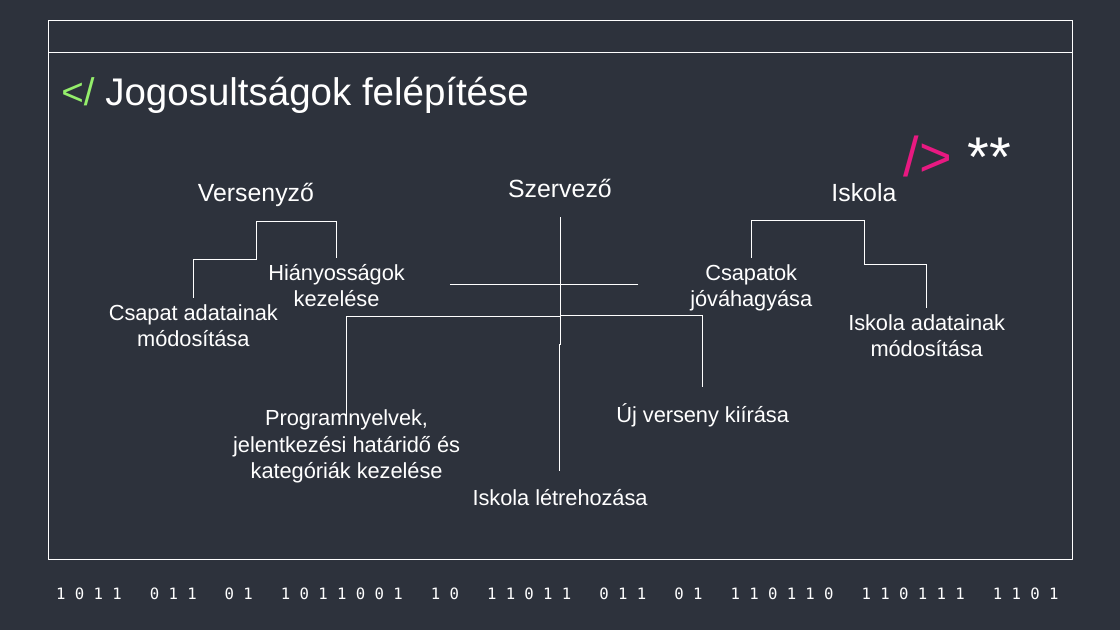
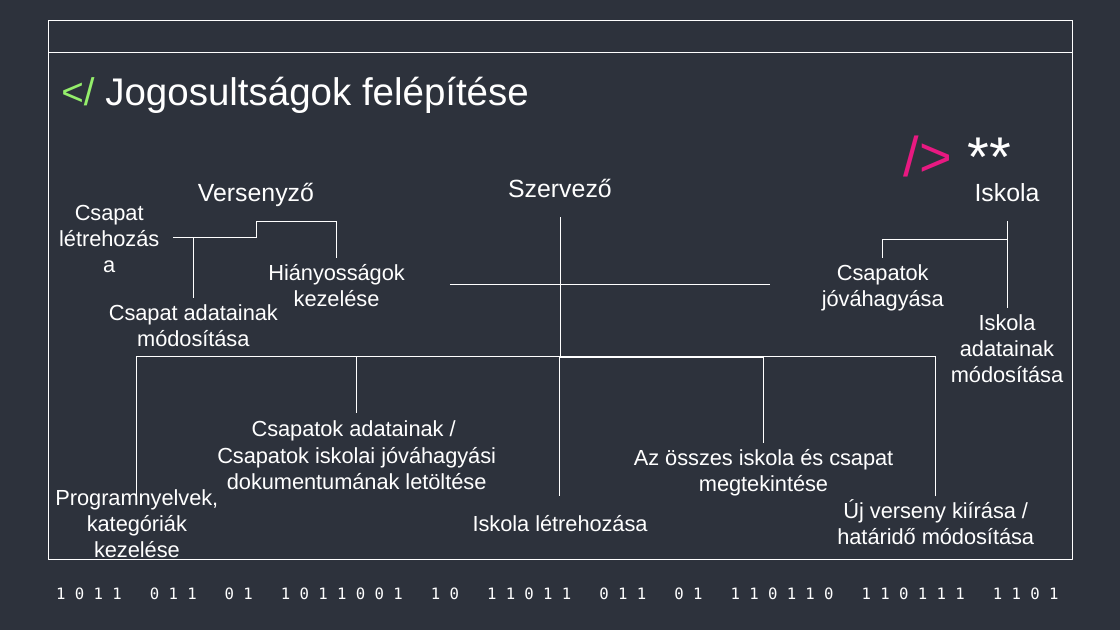
Before and after one commit to Acsilaa/dusza2024-25, a slide deck: slide 8 of Hell yeah ppt.pptx. Drawn at 1120x630 pixels with LibreOffice and Linux fonts; fonts in the diff are those of the drawing. Boxes give left, top, right and bottom in pixels: in the first picture for what was removed or moved away, otherwise in the second. Text is boxed around its words. In the diff, an @@ line names an element or a change of style, - is before the commit and + after.

Commit message:
ppt

```diff
--- a/Hell yeah ppt.pptx
+++ b/Hell yeah ppt.pptx
@@ text "Iskola": place and size @@
-text "Iskola" at [831,183,896,202]
+text "Iskola" at [975,183,1040,202]
@@ text added at [75,204,144,225], 18.7 pt, text #FFFFFF @@
+Csapat létrehozása
@@ elbow line moved from (347, 417) - (560, 218) to (137, 496) - (560, 218) @@
@@ elbow line added from (256, 222) to (173, 238), #FFFFFF 0.75 pt @@
@@ elbow line (256, 222) - (193, 298): route changed @@
@@ elbow line added from (560, 218) to (357, 413), #FFFFFF 0.75 pt @@
@@ elbow line moved from (560, 218) - (560, 471) to (560, 218) - (560, 497) @@
@@ elbow line moved from (639, 285) - (560, 218) to (770, 285) - (560, 218) @@
@@ elbow line moved from (702, 386) - (560, 218) to (936, 497) - (560, 218) @@
@@ elbow line added from (560, 218) to (764, 443), #FFFFFF 0.75 pt @@
@@ elbow line moved from (865, 221) - (751, 258) to (1007, 221) - (883, 258) @@
@@ elbow line moved from (865, 221) - (927, 308) to (1007, 221) - (1007, 308) @@
@@ text "Csapatok jóváhagyása": place and size @@
-text "Csapatok jóváhagyása" at [690,264,812,311]
+text "Csapatok jóváhagyása" at [822,264,944,311]
@@ text "Iskola adatainak módosítása" rewrapped from [848,314,1005,357] to [951,314,1063,382] @@
@@ text added at [217,420,496,490], 18.7 pt, text #FFFFFF @@
+Csapatok adatainak /
+Csapatok iskolai jóváhagyási dokumentumának letöltése
@@ text added at [634,449,893,495], 18.7 pt, text #FFFFFF @@
+Az összes iskola és csapat megtekintése
@@ text "Programnyelvek, kategóriák kezelése": place and size @@
-text "Programnyelvek, kategóriák kezelése" at [203,417,490,471]
+text "Programnyelvek, kategóriák kezelése" at [55,488,218,560]
@@ text at [55,488,218,560]: text changed @@
-Programnyelvek, jelentkezési határidő és kategóriák kezelése
+Programnyelvek, kategóriák kezelése
@@ text "Iskola létrehozása": place and size @@
-text "Iskola létrehozása" at [473,489,647,506]
+text "Iskola létrehozása" at [473,515,647,532]
@@ text at [837,501,1034,545]: text changed @@
-Új verseny kiírása
+Új verseny kiírása / határidő módosítása
```
Also in this commit, not shown: 1 other slide changed, 1 slide added, 1 slide removed, 1 other file.
